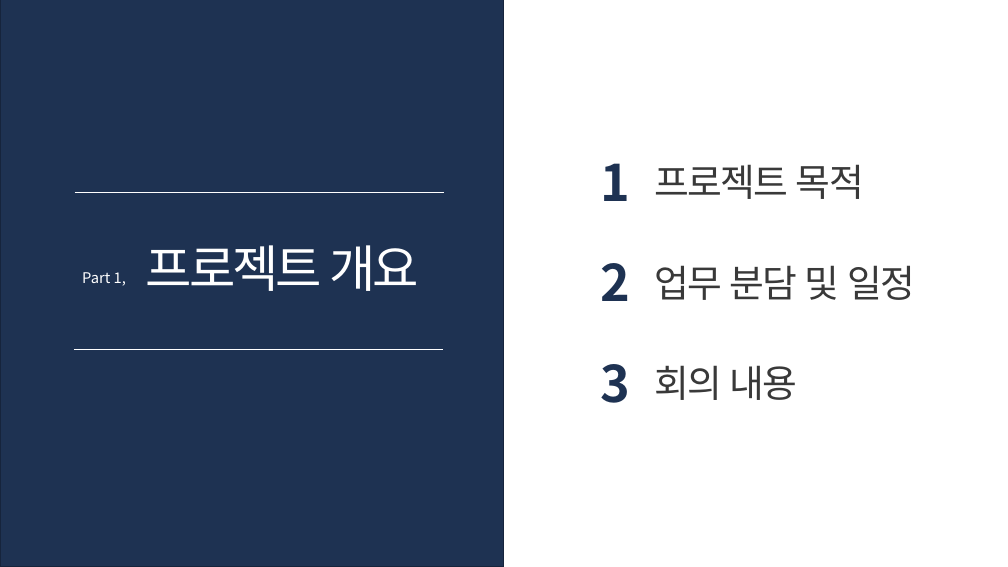
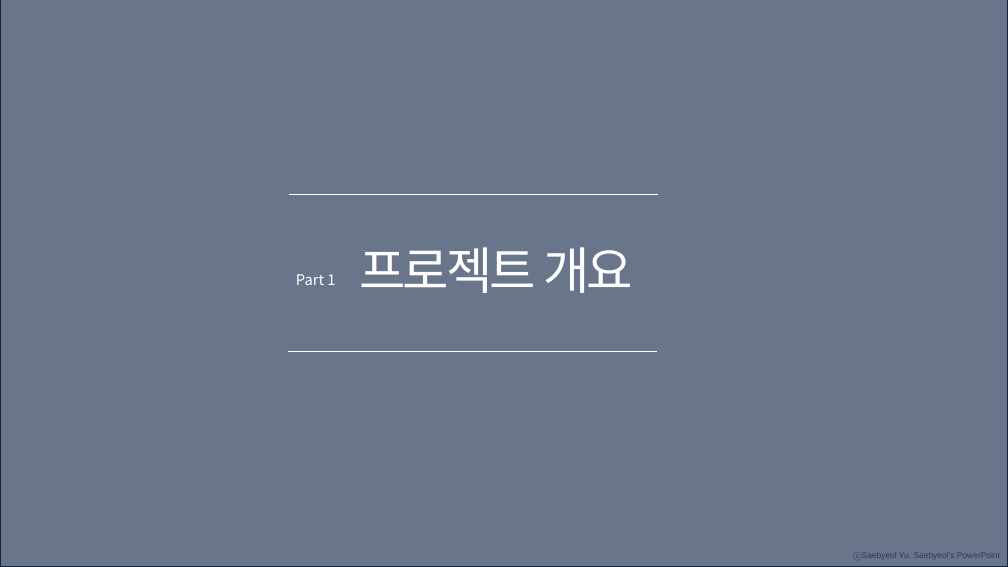
Before and after one commit to SW-Lee31/SF_project, a slide deck: slide 3 of 0113 포토폴리오.pptx. Drawn at 1008x567 pixels with LibreOffice and Linux fonts; fonts in the diff are those of the drawing; background and template pictures are left out. Boxes give left, top, right and bottom in pixels: in the first picture for what was removed or moved away, otherwise in the second. Text is boxed around its words. In the diff, an @@ line names an element or a change of style, - is before the commit and + after.

```diff
--- a/0113 포토폴리오.pptx
+++ b/0113 포토폴리오.pptx
@@ rectangle removed at box(0, 0, 504, 567) @@
@@ rectangle added at box(0, 0, 1008, 567), fill #1E3252 at 67% opacity, outline #16253D 1 pt @@
@@ text removed at box(601, 163, 631, 201) @@
-1
@@ text removed at box(654, 164, 864, 199) @@
-프로젝트 목적
@@ line moved from (75, 193) - (445, 193) to (289, 195) - (658, 195) @@
@@ text "프로젝트 개요": place and size @@
-text "프로젝트 개요" at box(146, 245, 420, 291)
+text "프로젝트 개요" at box(360, 247, 633, 293)
@@ text removed at box(601, 263, 631, 301) @@
-2
@@ text removed at box(654, 265, 915, 300) @@
-업무 분담 및 일정
@@ text at box(296, 274, 335, 285): text changed @@
-Part 1,
+Part 1
@@ line moved from (74, 349) - (443, 349) to (288, 352) - (657, 352) @@
@@ text removed at box(601, 364, 631, 403) @@
-3
@@ text removed at box(654, 365, 798, 400) @@
-회의 내용
@@ rectangle removed at box(839, 545, 1003, 567) @@
```
Also in this commit, not shown: 8 other slides changed, 5 slides added, 3 slides removed, 1 other file.
